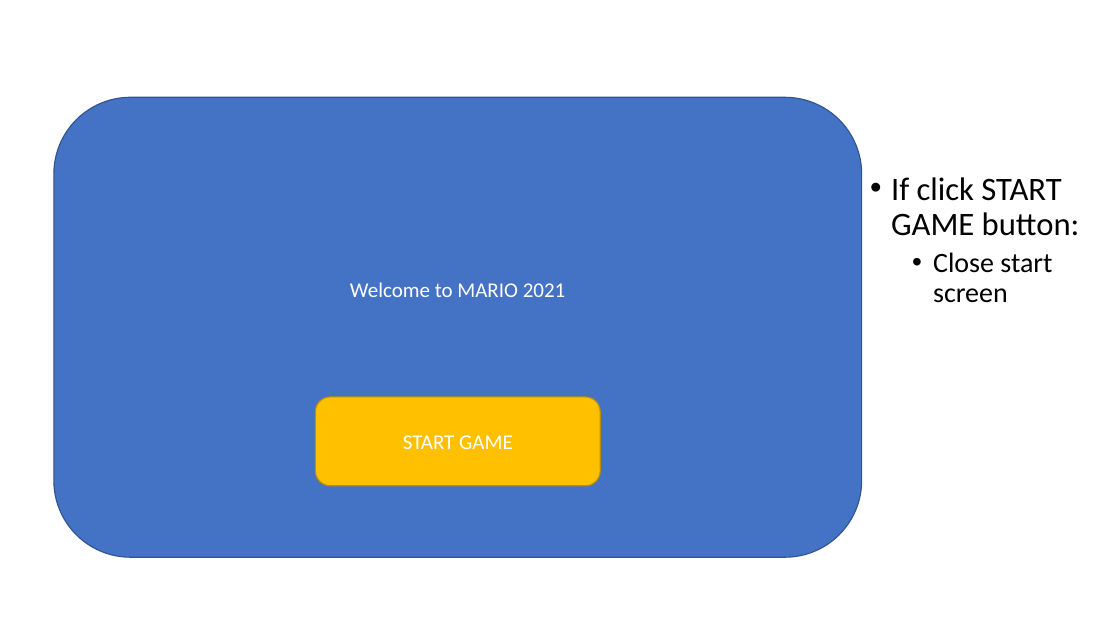
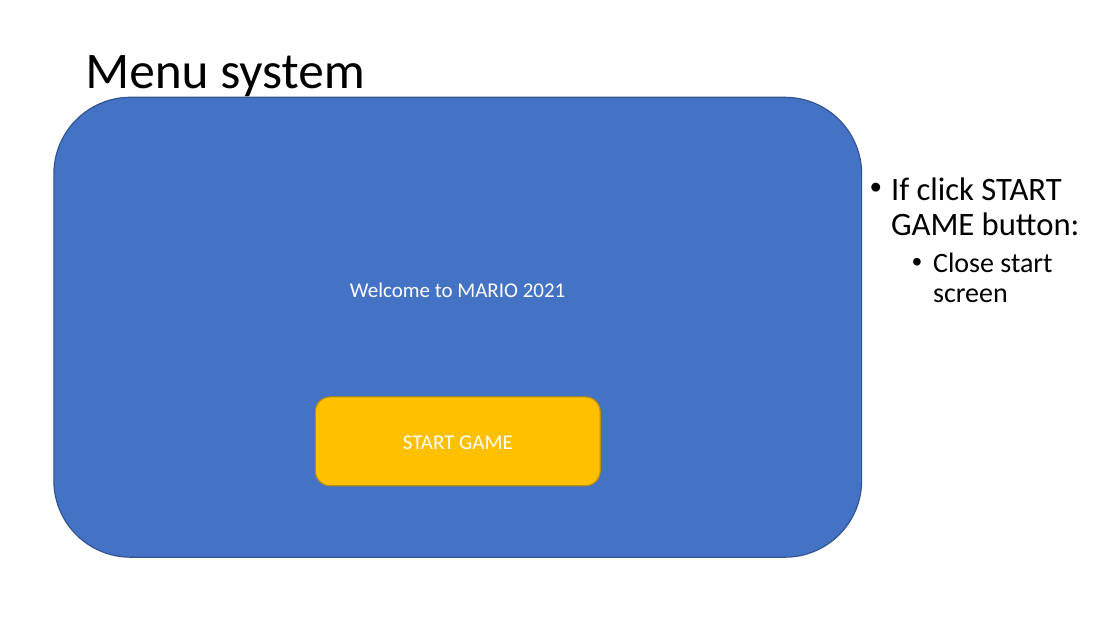
Before and after one commit to shacharoz/LearningUnity-Mario, a slide deck: slide 11 of Design/Mario Rules.pptx (slide 9 before the commit). Drawn at 1120x630 pixels with LibreOffice and Linux fonts; fonts in the diff are those of the drawing. Boxes give left, top, right and bottom in pixels: in the first picture for what was removed or moved away, otherwise in the second. Text is boxed around its words. In the diff, an @@ line names an element or a change of style, - is before the commit and + after.

```diff
--- a/Design/Mario Rules.pptx
+++ b/Design/Mario Rules.pptx
@@ title added at (x1=85, y1=55, x2=365, y2=100), 44 pt, text #000000 @@
+Menu system
```
Also in this commit, not shown: 5 other slides changed, 3 slides added, 1 slide removed, 3 other files.
